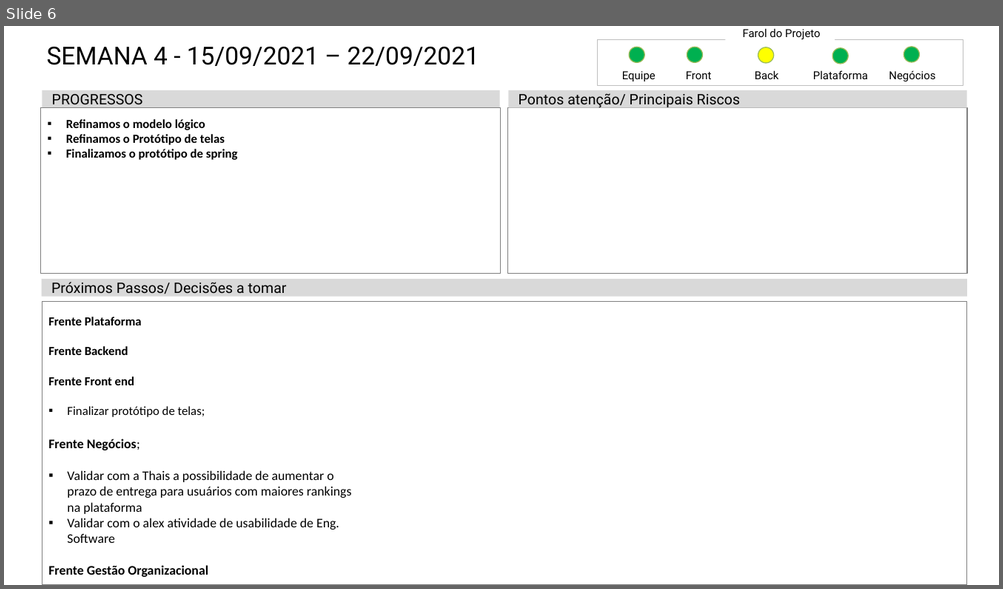
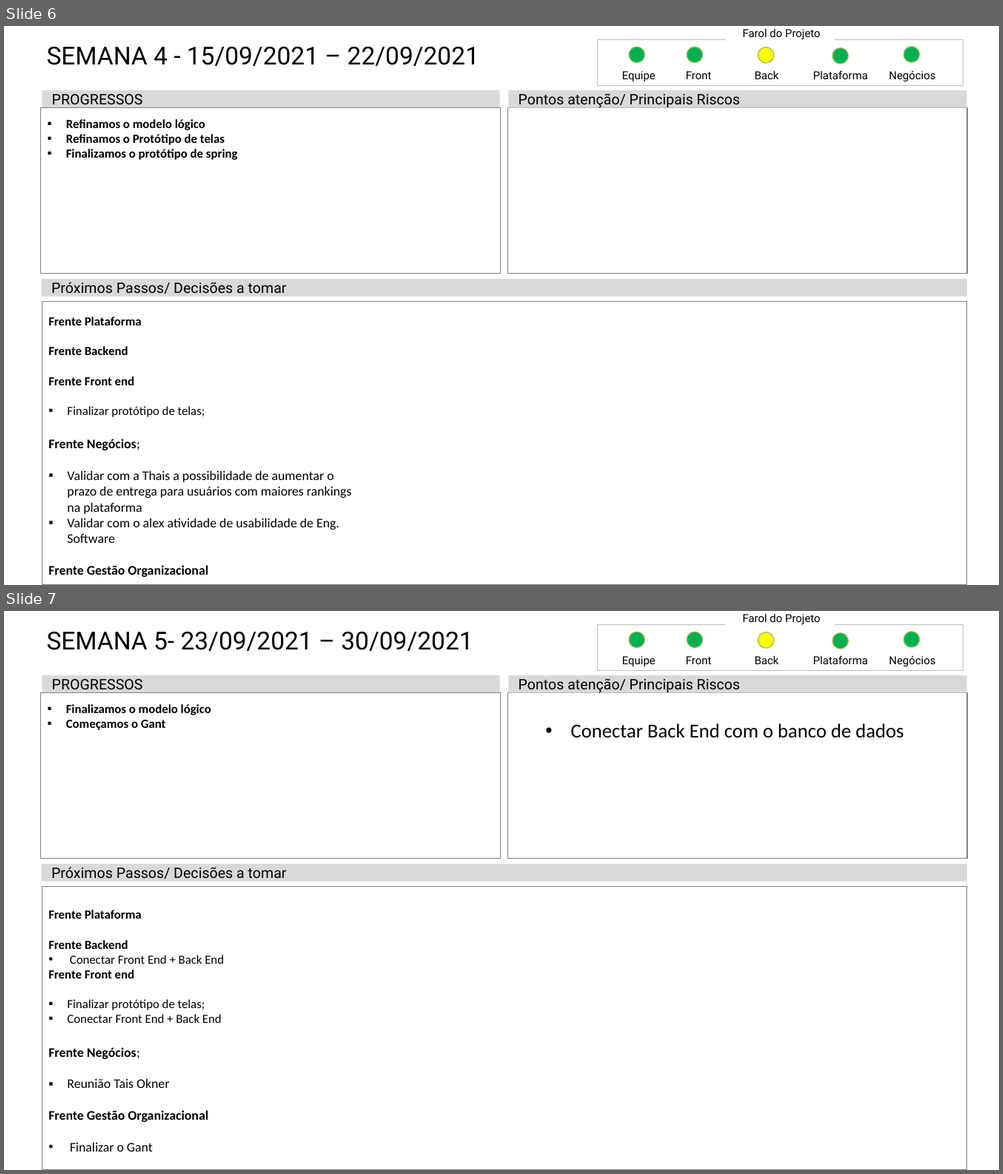
Before and after one commit to Luis-Silva80/grupo05-adsa, a slide deck: Documentação/EngenhariaDeSoftware/Mod_Status_Report-PI20202.pptx. Shown one above the other, each under a label of ours: slide 6 before the commit, slides 6 and 7 after it. The pictures are 1003x589 and 1003x1174 pixels, drawn with LibreOffice and Linux fonts; fonts in the diff are those of the drawing. Boxes give left, top, right and bottom in pixels: in the first picture for what was removed or moved away, otherwise in the second. Text is boxed around its words. In the diff, an @@ line names an element or a change of style, - is before the commit and + after.

Commit message:
Doc: Status report semana 05

```diff
--- a/Documentação/EngenhariaDeSoftware/Mod_Status_Report-PI20202.pptx
+++ b/Documentação/EngenhariaDeSoftware/Mod_Status_Report-PI20202.pptx
@@ slide 7 added at bbox=[4, 611, 999, 1170], background #FFFFFF @@
@@ title added at bbox=[47, 632, 472, 651], 26.5 pt, text #000000 @@
+SEMANA 5- 23/09/2021 – 30/09/2021
@@ rectangle added at bbox=[597, 624, 963, 670], outline #BFBFBF 0.5 pt @@
@@ ellipse added at bbox=[629, 632, 644, 647], fill #00B050, outline #9BBB59 1 pt @@
@@ ellipse added at bbox=[687, 632, 703, 647], fill #00B050, outline #9BBB59 1 pt @@
@@ text added at bbox=[743, 613, 820, 624], 11.8 pt, text #000000 @@
+Farol do Projeto
@@ ellipse added at bbox=[758, 632, 774, 648], fill #FFFF00, outline #9BBB59 1 pt @@
@@ ellipse added at bbox=[903, 631, 919, 647], fill #00B050, outline #9BBB59 1 pt @@
@@ ellipse added at bbox=[832, 633, 848, 649], fill #00B050, outline #9BBB59 1 pt @@
@@ rectangle added at bbox=[42, 675, 500, 693], fill #D9D9D9, 15.4 pt, text #000000 @@
+PROGRESSOS
@@ rectangle added at bbox=[508, 675, 966, 693], fill #D9D9D9, 15.4 pt, text #000000 @@
+Pontos atenção/ Principais Riscos
@@ text added at bbox=[622, 656, 655, 667], 11.8 pt, text #000000 @@
+Equipe
@@ text added at bbox=[686, 656, 711, 664], 11.8 pt, text #000000 @@
+Front
@@ text added at bbox=[754, 655, 779, 664], 11.8 pt, text #000000 @@
+Back
@@ text added at bbox=[813, 655, 868, 664], 11.8 pt, text #000000 @@
+Plataforma
@@ text added at bbox=[888, 655, 935, 667], 11.8 pt, text #000000 @@
+Negócios
@@ rectangle added at bbox=[40, 693, 500, 859], outline #808080 1 pt, 13.2 pt, text #000000, bold @@
+  ▪ Finalizamos o modelo lógico
+  ▪ Começamos o Gant
@@ rectangle added at bbox=[507, 693, 967, 859], outline #808080 1 pt @@
@@ text added at bbox=[571, 723, 903, 738], 21 pt, text #000000 @@
+• Conectar Back End com o banco de dados
@@ rectangle added at bbox=[42, 864, 967, 882], fill #D9D9D9, 15.4 pt, text #000000 @@
+Próximos Passos/ Decisões a tomar
@@ rectangle added at bbox=[42, 887, 967, 1170], outline #808080 1 pt, 13.2 pt, text #000000 @@
+  Frente Plataforma
+  Frente Backend
+  • Conectar Front End + Back End
+  Frente Front end
+  ▪ Finalizar protótipo de telas;
+  ▪ Conectar Front End + Back End
+  Frente Negócios;
+  ▪ Reunião Tais Okner
+  Frente Gestão Organizacional
+  • Finalizar o Gant
```
